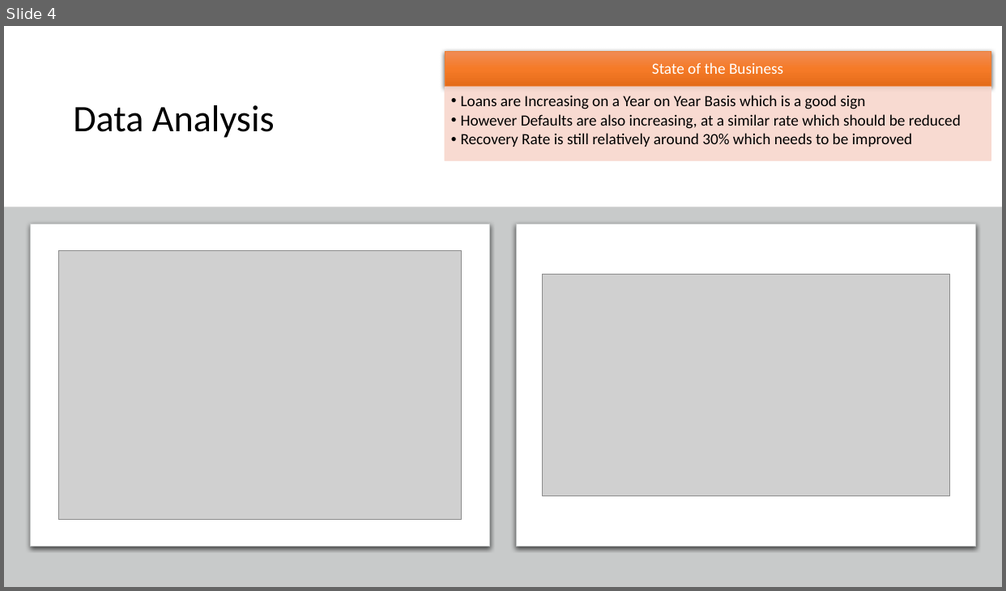
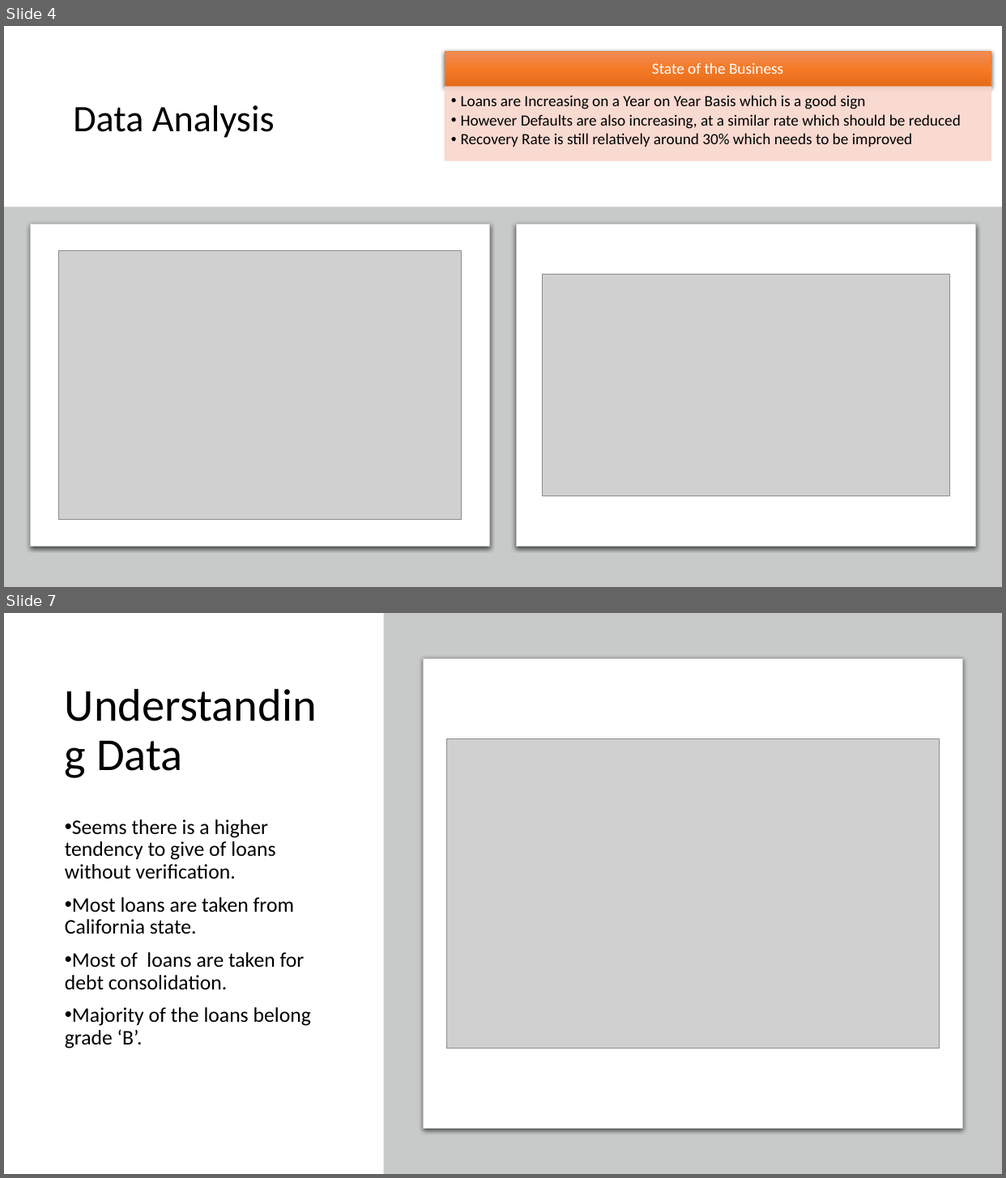
Before and after one commit to rramchan12/Lending-Club-EDA-CaseStudy, a slide deck: LendingClubCaseStudy.pptx. Shown one above the other, each under a label of ours: slide 4 before the commit, slides 4 and 7 after it; the slides between them are not shown. The pictures are 1006x591 and 1006x1178 pixels, drawn with LibreOffice and Linux fonts; fonts in the diff are those of the drawing; grey boxes stand for pictures; background and template pictures are left out. Boxes give left, top, right and bottom in pixels: in the first picture for what was removed or moved away, otherwise in the second. Text is boxed around its words. In the diff, an @@ line names an element or a change of style, - is before the commit and + after.

```diff
--- a/LendingClubCaseStudy.pptx
+++ b/LendingClubCaseStudy.pptx
@@ slide 7 added at box(4, 613, 1002, 1174), background #FFFFFF @@
@@ rectangle added at box(384, 613, 1002, 1174), fill #C8CACA @@
@@ rounded rectangle added at box(424, 658, 962, 1129), fill #FFFFFF, outline #C8CACA 0.75 pt @@
@@ title added at box(96, 740, 183, 771), 44 pt, text #000000 @@
+Understanding Data
@@ picture added at box(446, 739, 939, 1048) @@
@@ text added at box(65, 820, 311, 1049), 20 pt, text #000000 @@
+• Seems there is a higher tendency to give of loans without verification.
+• Most loans are taken from California state.
+• Most of loans are taken for debt consolidation.
+• Majority of the loans belong grade ‘B’.
```
Also in this commit, not shown: 1 slide changed, 3 other slides added, 1 slide removed, 1 other file.
